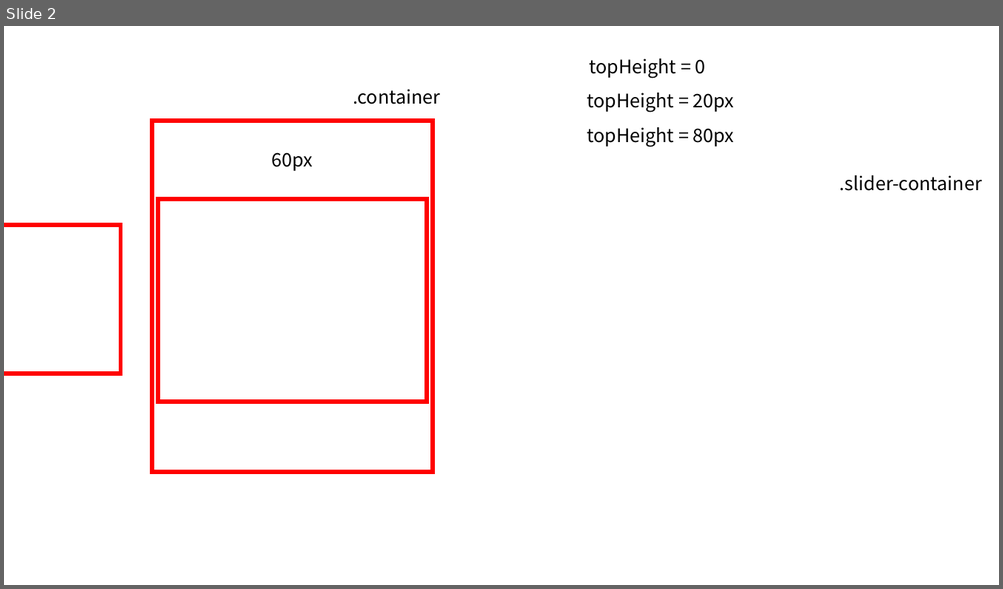
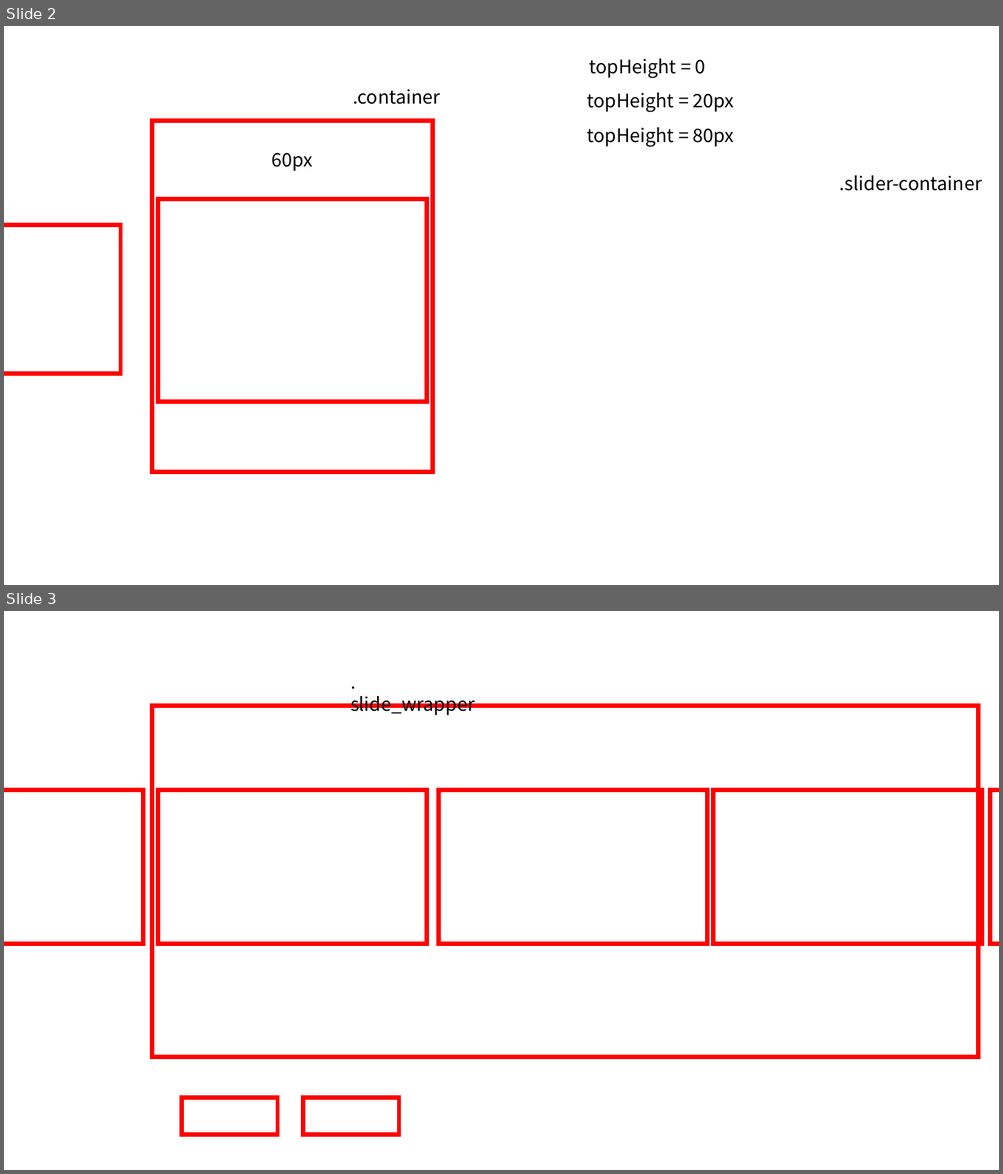
Before and after one commit to Divjason/EZEN-UIUX-240109, a slide deck: 240311/slide theory.pptx. Shown one above the other, each under a label of ours: slide 2 before the commit, slides 2 and 3 after it. The pictures are 1003x589 and 1003x1174 pixels, drawn with LibreOffice and Linux fonts; fonts in the diff are those of the drawing. Boxes give left, top, right and bottom in pixels: in the first picture for what was removed or moved away, otherwise in the second. Text is boxed around its words. In the diff, an @@ line names an element or a change of style, - is before the commit and + after.

```diff
--- a/240311/slide theory.pptx
+++ b/240311/slide theory.pptx
@@ slide 3 added at (x1=4, y1=611, x2=999, y2=1170), background #FFFFFF @@
@@ text added at (x1=350, y1=696, x2=475, y2=715), 18 pt, text #000000 @@
+. slide_wrapper
@@ rectangle added at (x1=153, y1=706, x2=979, y2=1058), outline #FF0000 4.25 pt @@
@@ rectangle added at (x1=4, y1=790, x2=144, y2=945), outline #FF0000 4.25 pt @@
@@ group added at (x1=159, y1=790, x2=999, y2=945): 4 rectangles @@
@@ rectangle added at (x1=182, y1=1097, x2=278, y2=1135), outline #FF0000 4.25 pt @@
@@ rectangle added at (x1=303, y1=1097, x2=399, y2=1135), outline #FF0000 4.25 pt @@
```
Also in this commit, not shown: 1 slide changed, 27 other files.
